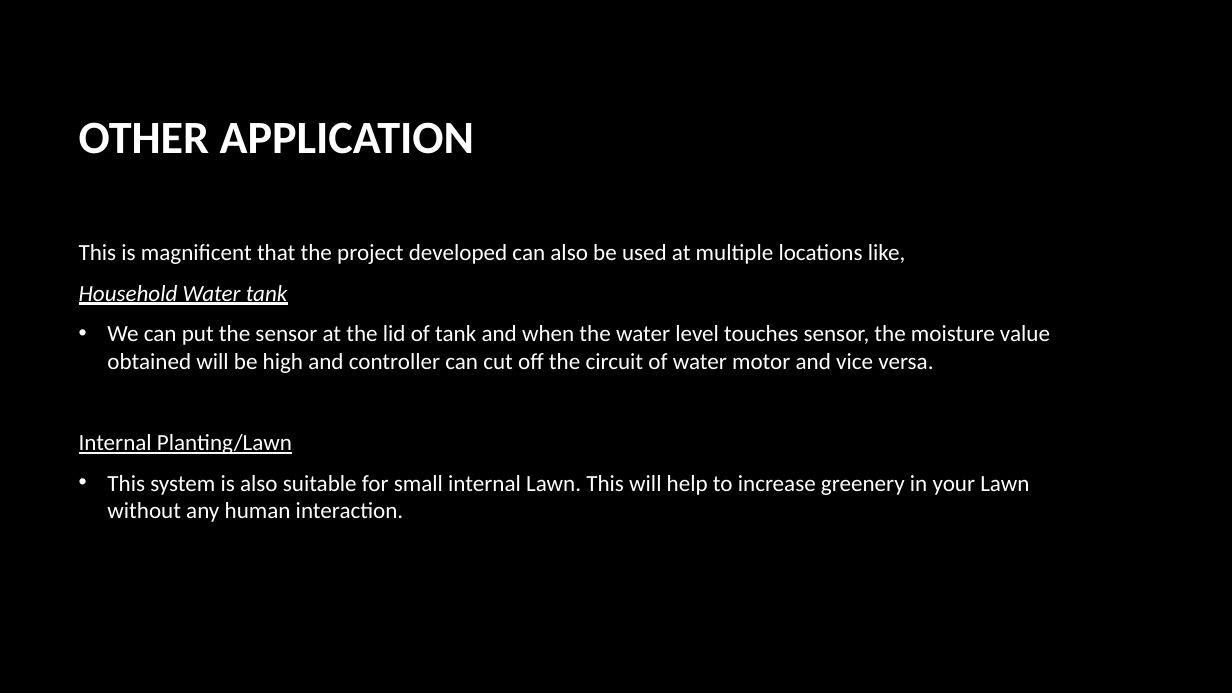
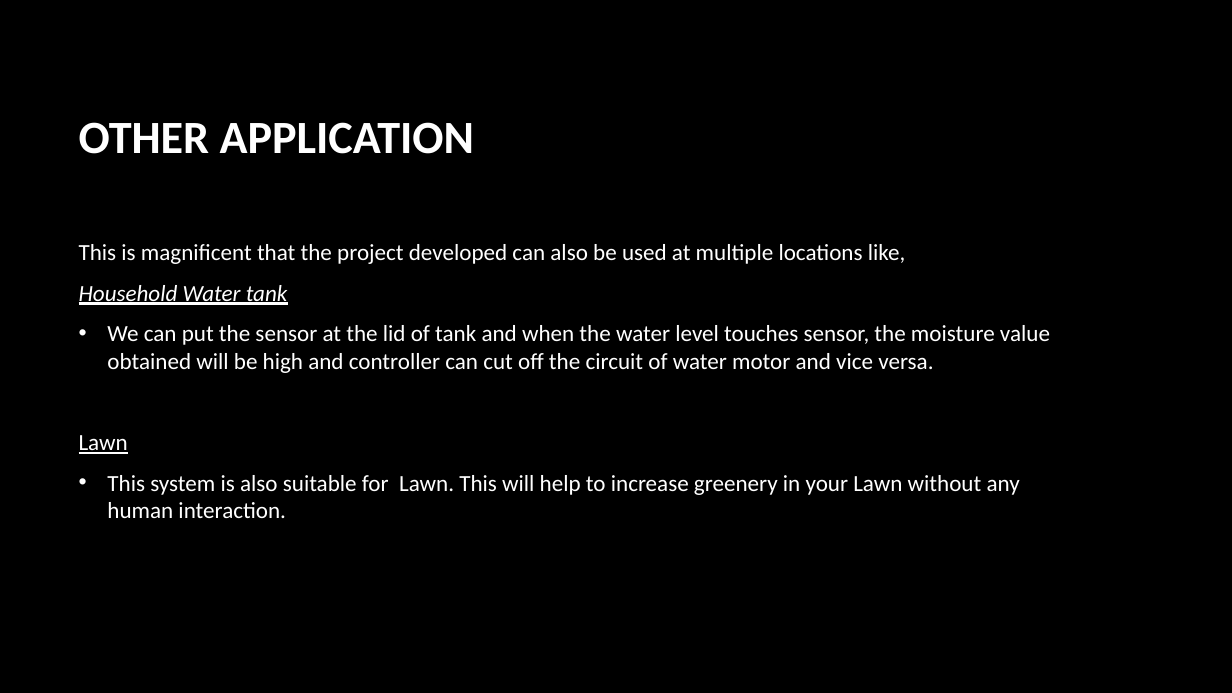
Before and after one commit to aryalaashish121/IOT_assignment, a slide deck: slide 10 of 9635119_Aashish_Aryal_STW307CR_InteractivePervasiveComputing.pptx. Drawn at 1232x693 pixels with LibreOffice and Linux fonts; fonts in the diff are those of the drawing; background and template pictures are left out. Boxes give left, top, right and bottom in pixels: in the first picture for what was removed or moved away, otherwise in the second. Text is boxed around its words. In the diff, an @@ line names an element or a change of style, - is before the commit and + after.

```diff
--- a/9635119_Aashish_Aryal_STW307CR_InteractivePervasiveComputing.pptx
+++ b/9635119_Aashish_Aryal_STW307CR_InteractivePervasiveComputing.pptx
@@ text at (79, 435, 1020, 518): text changed @@
-Internal Planting/Lawn
-• This system is also suitable for small internal Lawn. This will help to increase greenery in your Lawn without any human interaction.
+Lawn
+• This system is also suitable for Lawn. This will help to increase greenery in your Lawn without any human interaction.
```
Also in this commit, not shown: 4 other files.
